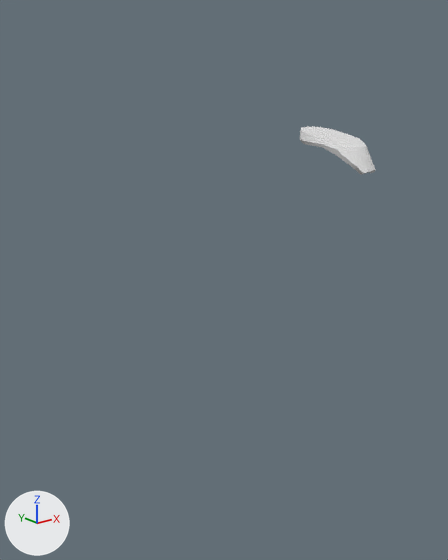
Before and after pictures for a commit that changed the Blender file src/assets/blender/male_model.blend.
Before and after are seen from a 50 mm lens placed at (-4.75, -4.55, 4.7), pointed at (-0.33, 0.98, 2.49). The lights are fixed; the arrows at lower left show +X, +Y and +Z.

The older version as bpy lines, for what is in view:
```python
ob_am = bpy.data.objects.new('AM', me_mesh_154)
ob_am.location = (0.0, -0.05, -0.07)
ob_am.scale = (0.416, 0.416, 0.416)
ob_amh1_001 = bpy.data.objects.new('AMH1.001', me_mesh_018)
ob_amh1_001.location = (0.0, -0.05, -0.07)
ob_amh1_001.scale = (0.416, 0.416, 0.416)
ob_amh2 = bpy.data.objects.new('AMH2', me_mesh_019)
ob_amh2.location = (0.0, -0.05, -0.07)
ob_amh2.scale = (0.416, 0.416, 0.416)
ob_aml = bpy.data.objects.new('AML', me_mesh_002)
ob_aml.location = (0.0, -0.05, -0.07)
ob_aml.scale = (0.416, 0.416, 0.416)
ob_amm1 = bpy.data.objects.new('AMM1', me_mesh_152)
ob_amm1.location = (0.0, -0.05, -0.07)
ob_amm1.scale = (0.416, 0.416, 0.416)
ob_amm2 = bpy.data.objects.new('AMM2', me_mesh_283)
ob_amm2.location = (0.0, -0.05, -0.07)
ob_amm2.scale = (0.416, 0.416, 0.416)
ob_amr = bpy.data.objects.new('AMR', me_mesh_003)
ob_amr.location = (0.0, -0.05, -0.07)
ob_amr.scale = (0.416, 0.416, 0.416)
ob_h = bpy.data.objects.new('H', me_mesh_006)
ob_h.location = (0.0, -0.05, -0.07)
ob_h.scale = (0.416, 0.416, 0.416)
ob_ntc = bpy.data.objects.new('NTC', me_mesh_015)
ob_ntc.location = (0.0, -0.05, -0.07)
ob_ntc.scale = (0.416, 0.416, 0.416)
```
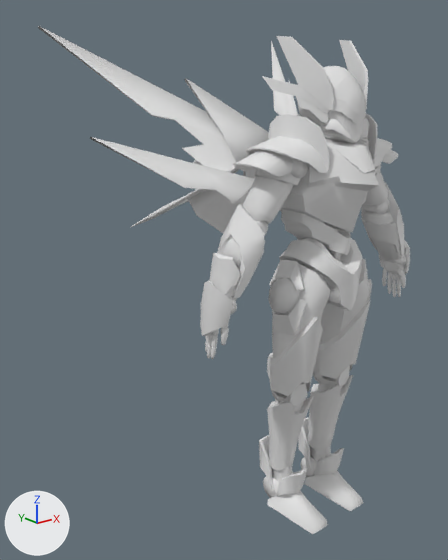
Location of each change, [x1, y1, x2, y2] in pixels of the pictures (448 x 560 px):
'M1.1', shown
    after: [200, 150, 410, 534]
'WM2', shown
    after: [38, 26, 298, 233]
'H', shown
    after: [262, 36, 369, 144]
'AM', shown
    after: [280, 146, 379, 233]
'AMR', shown
    after: [247, 114, 330, 173]
'AMH1.001', shown
    after: [217, 204, 264, 298]
'AMH2', shown
    after: [361, 183, 404, 255]
'AMM2', shown
    after: [233, 149, 293, 177]
'AML', shown
    after: [365, 114, 392, 167]
'AMM1', shown
    after: [382, 149, 398, 164]
'Object001', shown
    after: [296, 114, 369, 147]

Patch to the scene script:
```diff
--- a/src/assets/blender/male_model.blend.py
+++ b/src/assets/blender/male_model.blend.py
@@ ob_am @@
 ob_am.scale = (0.416, 0.416, 0.416)
-ob_am.hide_set(True)
@@ ob_amh1_001 @@
 ob_amh1_001.scale = (0.416, 0.416, 0.416)
-ob_amh1_001.hide_set(True)
@@ ob_amh2 @@
 ob_amh2.scale = (0.416, 0.416, 0.416)
-ob_amh2.hide_set(True)
@@ ob_aml @@
 ob_aml.scale = (0.416, 0.416, 0.416)
-ob_aml.hide_set(True)
@@ ob_amm1 @@
 ob_amm1.scale = (0.416, 0.416, 0.416)
-ob_amm1.hide_set(True)
@@ ob_amm2 @@
 ob_amm2.scale = (0.416, 0.416, 0.416)
-ob_amm2.hide_set(True)
@@ ob_amr @@
 ob_amr.scale = (0.416, 0.416, 0.416)
-ob_amr.hide_set(True)
@@ ob_h @@
 ob_h.scale = (0.416, 0.416, 0.416)
-ob_h.hide_set(True)
@@ ob_m1_1 @@
 ob_m1_1.scale = (0.416, 0.416, 0.416)
-ob_m1_1.hide_set(True)
@@ ob_object001 @@
 ob_object001.scale = (0.01, 0.01, 0.01)
-ob_object001.hide_set(True)
@@ ob_wm2 @@
 ob_wm2.scale = (0.872, 0.872, 0.872)
-ob_wm2.hide_set(True)
```
